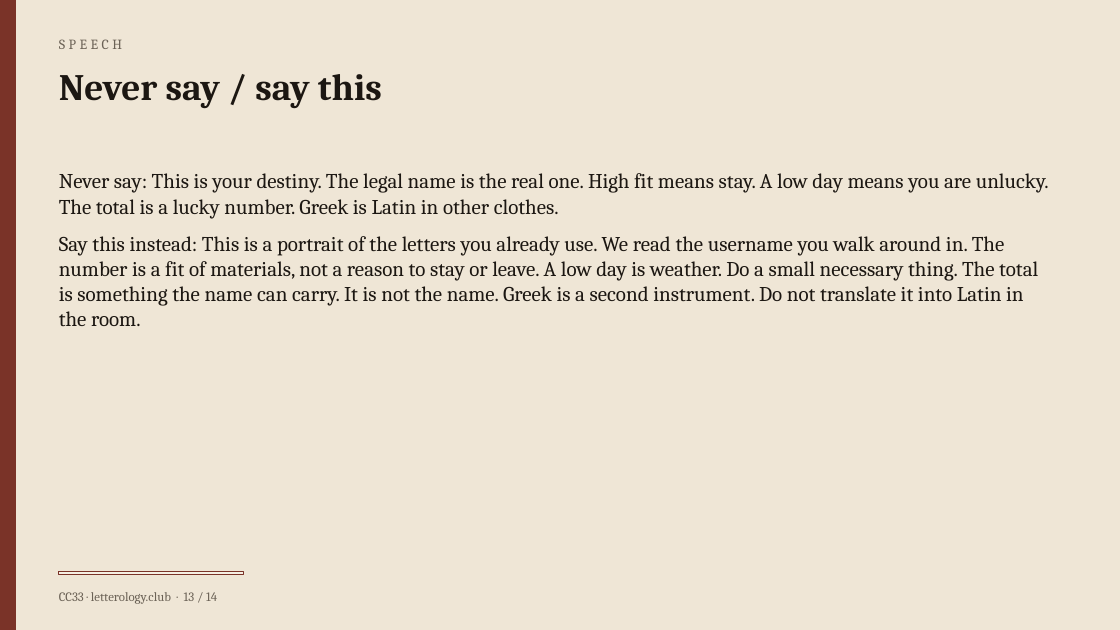
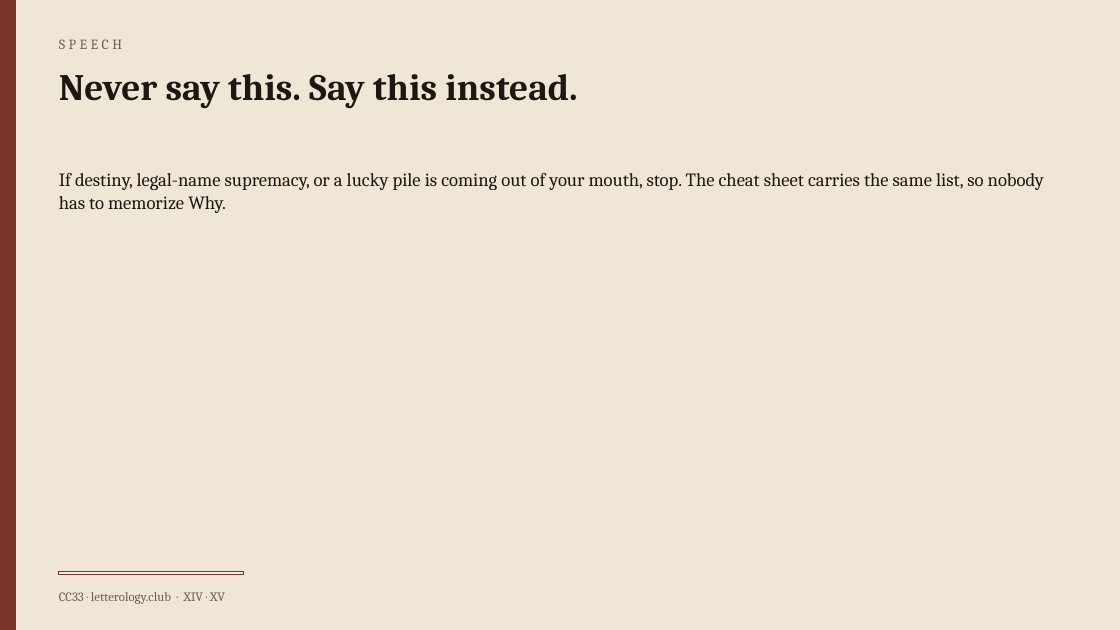
Before and after one commit to ImperialDave/Letterology-Calculator, a slide deck: slide 14 of public/brief.pptx (slide 13 before the commit). Drawn at 1120x630 pixels with LibreOffice and Linux fonts; fonts in the diff are those of the drawing. Boxes give left, top, right and bottom in pixels: in the first picture for what was removed or moved away, otherwise in the second. Text is boxed around its words. In the diff, an @@ line names an element or a change of style, - is before the commit and + after.

Commit message:
Grade the portrait A+ to F and rebuild the quiz as a fifty-item inventory.
The Brief writes quantities as Romans and says what a Letter brain is. The test shuffles sides, scores ten aspects on their own, and keeps the Letter-brain mark separate from the seats.

```diff
--- a/public/brief.pptx
+++ b/public/brief.pptx
@@ text at [59,74,577,108]: text changed @@
-Never say / say this
+Never say this. Say this instead.
@@ text at [59,173,1044,213]: text changed; size 18 to 16 pt @@
-Never say: This is your destiny. The legal name is the real one. High fit means stay. A low day means you are unlucky. The total is a lucky number. Greek is Latin in other clothes.
-Say this instead: This is a portrait of the letters you already use. We read the username you walk around in. The number is a fit of materials, not a reason to stay or leave. A low day is weather. Do a small necessary thing. The total is something the name can carry. It is not the name. Greek is a second instrument. Do not translate it into Latin in the room.
+If destiny, legal-name supremacy, or a lucky pile is coming out of your mouth, stop. The cheat sheet carries the same list, so nobody has to memorize Why.
@@ text at [59,592,225,604]: text changed @@
-CC33 · letterology.club · 13 / 14
+CC33 · letterology.club · XIV · XV
```
Also in this commit, not shown: 13 other slides changed, 1 slide added, 15 other files.
